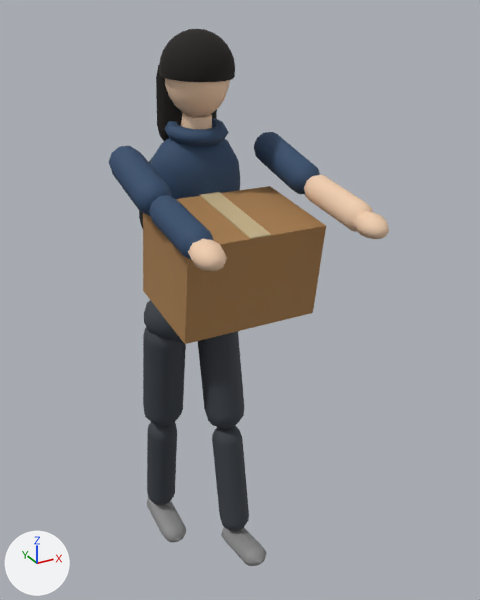
One commit to the glTF model city-hold/public/models/placeholder/char_carrier.glb: the scene before it, then after it.
Before and after are seen from a camera (50 mm lens) standing at (-0.84, -1.875, 1.831) and looking at (0.088, -0.188, 0.988). Arrows for +X, +Y and +Z are at lower left; the lights stay in place. The picture after the commit comes second. Both versions are drawn at frame 36 of the action 'held'; the numbers are the values there.
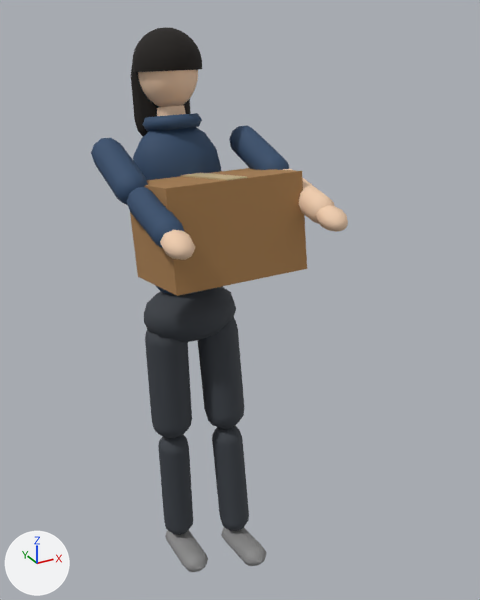
Not drawn themselves, but carrying or shaping drawn objects: ob_legl, ob_torso, ob_head, ob_arml, ob_armr.

The change, as a diff of the scene's bpy script:
```diff
--- a/city-hold/public/models/placeholder/char_carrier.glb.py
+++ b/city-hold/public/models/placeholder/char_carrier.glb.py
@@ ob_legl @@
 ob_legl.location = (-0.1, 0.0, -0.02)
-ob_legl.rotation_euler = (0.165, 0.0, 0.0)  # degrees (9.5, 0, 0)
+ob_legl.rotation_euler = (-0.0479, 0.0, 0.0)  # degrees (-2.7, 0, 0)
@@ ob_torso @@
 ob_torso.location = (0.0, 0.0, 0.06)
-ob_torso.rotation_euler = (0.15, 0.0, 0.0)  # degrees (8.6, 0, 0)
+ob_torso.rotation_euler = (-0.164, 0.0, 0.0)  # degrees (-9.4, 0, 0)
@@ ob_head @@
 ob_head.location = (0.0, 0.0, 0.66)
-ob_head.rotation_euler = (-0.075, 0.0, 0.0)  # degrees (-4.3, 0, 0)
+ob_head.rotation_euler = (0.0819, 0.0, 0.0)  # degrees (4.7, 0, 0)
@@ ob_arml @@
 ob_arml.location = (-0.245, 0.0, 0.54)
-ob_arml.rotation_euler = (-1.45, 0.0, 0.0)  # degrees (-83, 0, 0)
+ob_arml.rotation_euler = (-1.091, 0.0, 0.0)  # degrees (-63, 0, 0)
@@ ob_armr @@
 ob_armr.location = (0.245, 0.0, 0.54)
-ob_armr.rotation_euler = (-1.45, 0.0, 0.0)  # degrees (-83, 0, 0)
+ob_armr.rotation_euler = (-1.091, 0.0, 0.0)  # degrees (-63, 0, 0)
```

Boxes (x1, y1, x2, y2) around the edits, measured in the pictures (480 x 600 px):
'Mesh_15', turned: before (143, 186, 326, 344); after (130, 168, 307, 296)
'Mesh_4', turned: before (150, 138, 240, 199); after (133, 127, 221, 294)
'Mesh_9', turned: before (159, 29, 235, 82); after (132, 27, 202, 72)
'Mesh_1', turned: before (143, 328, 186, 426); after (145, 330, 192, 438)
'Mesh_2', turned: before (147, 422, 177, 505); after (158, 435, 193, 535)
'Mesh_11', turned: before (109, 146, 172, 217); after (91, 138, 148, 205)
'Mesh_11.001', turned: before (254, 132, 320, 194); after (229, 125, 289, 170)
'Mesh_12', turned: before (149, 195, 214, 260); after (127, 187, 184, 248)
'Mesh_8', turned: before (165, 78, 230, 117); after (138, 70, 198, 107)
'Mesh_14', turned: before (304, 175, 373, 232); after (283, 169, 334, 224)
'Mesh_3', turned: before (147, 498, 186, 542); after (165, 530, 208, 572)
'Mesh_10', turned: before (156, 65, 217, 141); after (131, 66, 191, 136)
'Mesh_7', turned: before (165, 118, 229, 146); after (142, 113, 202, 131)
'Mesh_13', turned: before (188, 239, 227, 271); after (160, 230, 195, 260)
'Mesh_16', turned: before (200, 192, 271, 239); after (181, 173, 247, 181)
'Mesh_13.001', turned: before (353, 211, 389, 239); after (316, 205, 348, 232)
'Mesh_6', turned: before (181, 113, 212, 129); after (157, 105, 186, 116)
'Mesh_5', turned (not visible afterwards): before (139, 158, 152, 229)
'Mesh_0', unchanged, uncovered by the edit: before (144, 300, 183, 342); after (144, 286, 236, 342)
